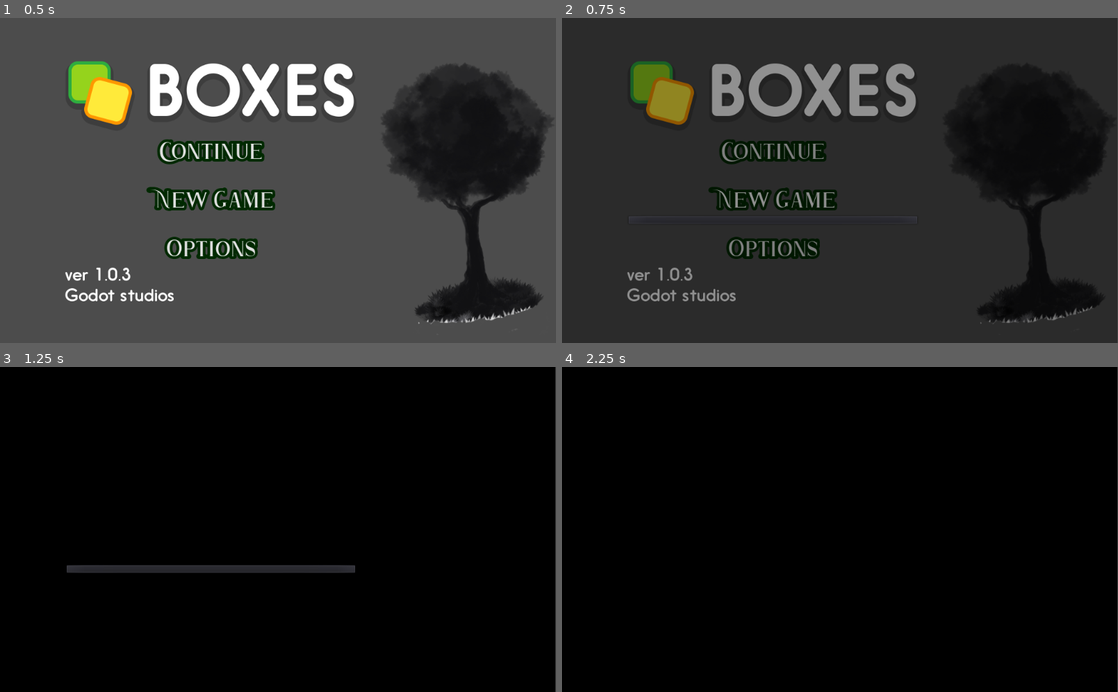
Above: before the commit, frames 1-4 (two rows, left to right).
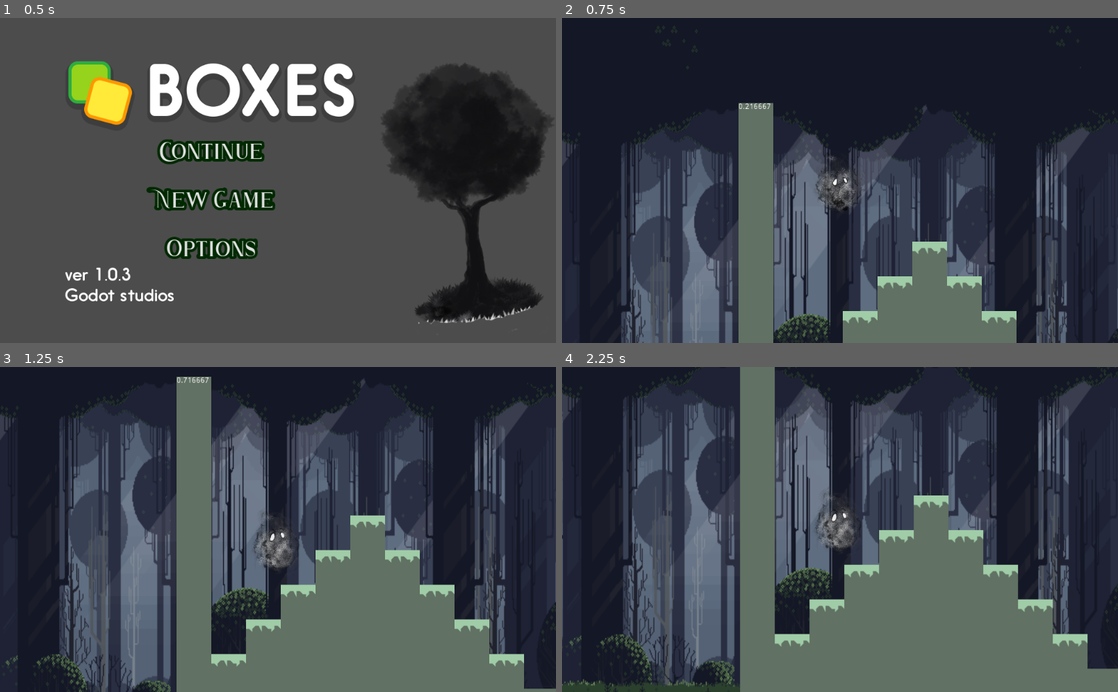
Above: after the commit, the same moments.

Repository: Seibaah/GGJ_MTL2020
Game: Godot game, scene res://Main_menu.tscn
Same seed, same stepped clock (60 frames per second), same inputs: the game is played once before the commit and once after it. The engine's default icon, where the game draws it, is replaced by a stand-in: a white triangle on a blue panel in a dark square.
Inputs (mouse positions are in pixels of both pictures, inside the frame that each line leads up to):
- Up to frame 1 (0.5 s): no input
- Up to frame 2 (0.75 s): click "New Game" at 0.5 s
- Up to frame 3 (1.25 s): no input
- Up to frame 4 (2.25 s): click (773, 549) at 1.25 s, where only the run before the commit has a clickable "New Game"; click (773, 500) at 2 s, where only the run before the commit has a clickable "Continue"

Frame 1 is identical in both runs. In frame 2, 44% of the frame differs, in the area x 0-100%, y 0-100%; in frame 3, 100%; in frame 4, 100%.

Commit message:
Fix world load, delete deprecated, fix main menu

Diff:
--- a/MainGame.gd
+++ b/MainGame.gd
@@ -1,16 +1,16 @@
 extends Node2D
 var player_scene = preload("res://Player.tscn")
-var world_scenes_array = ["World", "World-2", "World-2"]
+var world_scenes_array = ["World", "World-2", "World", "World-2"]
 
 var current_player = null
-var current_world_id = 1
+var current_world_id = 0
 var current_world = null
 var selected_seed = null
 var is_loading = false
 
 # Called when the node enters the scene tree for the first time.
 func _ready():
-	load_level(1, Vector2(50,-50))
+	load_level(0, Vector2(50,-50))
 
 func _process(delta):
 	#global inputs
@@ -22,7 +22,9 @@
 
 func load_next_level():
 	current_world_id += 1
+	print("A")
 	if current_world_id < world_scenes_array.size():
+		print("B")
 		load_level(current_world_id, Vector2(0,0))
 
 func load_level(level_id, player_start_pos):
@@ -62,6 +64,8 @@
 	for a_seed in seeds:
 		a_seed.connect("has_pushed_player")
 
+	is_loading = false
+
 
 ### WORLD FUNCTIONS ###
 
@@ -98,12 +102,10 @@
 
 
 func _on_ask_next_level():
-	#if !is_loading:
-	#	is_loading = true
-
-	#current_world.queue_free()
-	#current_world = null
-	load_next_level()
+	print("CCC")
+	if !is_loading:
+		is_loading = true
+		load_next_level()
 
 func _on_player_planting(player, orientation):
 	#find the closest node to the player, and seed it
--- a/MainMenu/Menu.gd
+++ b/MainMenu/Menu.gd
@@ -47,4 +47,4 @@
 	var fadein = get_parent().get_parent().get_parent().get_parent().get_child(1)
 	fadein.visible = true
 	$AnimationPlayer.play("fade_in")
-	get_tree().change_scene("res://World.tscn")
+	get_tree().change_scene("res://MainGame.tscn")
--- a/Scripts/Platform.gd
+++ /dev/null
@@ -1,3 +0,0 @@
-extends Node2D
-
-func _ready():
--- a/World-2.tscn
+++ b/World-2.tscn
@@ -1,7 +1,6 @@
-[gd_scene load_steps=5 format=2]
+[gd_scene load_steps=4 format=2]
 
 [ext_resource path="res://tiles.tres" type="TileSet" id=1]
-[ext_resource path="res://Player.tscn" type="PackedScene" id=2]
 [ext_resource path="res://World_complete.tscn" type="PackedScene" id=3]
 [ext_resource path="res://Background.tscn" type="PackedScene" id=4]
 
@@ -15,9 +14,6 @@
 "_edit_lock_": true
 }
 
-[node name="Player" parent="TileMap" instance=ExtResource( 2 )]
-position = Vector2( 47.7136, 381.708 )
-
 [node name="World_complete" parent="TileMap" instance=ExtResource( 3 )]
 position = Vector2( 986.08, 281.737 )
 
--- a/World.tscn
+++ b/World.tscn
@@ -1,11 +1,9 @@
-[gd_scene load_steps=7 format=2]
+[gd_scene load_steps=5 format=2]
 
 [ext_resource path="res://tiles.tres" type="TileSet" id=1]
-[ext_resource path="res://Player.tscn" type="PackedScene" id=2]
 [ext_resource path="res://Scripts/Label.gd" type="Script" id=3]
 [ext_resource path="res://Background.tscn" type="PackedScene" id=4]
 [ext_resource path="res://World_complete.tscn" type="PackedScene" id=5]
-[ext_resource path="res://growSpot.tscn" type="PackedScene" id=6]
 
 [node name="World" type="Node2D"]
 
@@ -13,9 +11,6 @@
 tile_set = ExtResource( 1 )
 format = 1
 tile_data = PoolIntArray( 0, 1, 0, 15, 1, 0, 65536, 1, 0, 65551, 1, 0, 131072, 1, 0, 131087, 1, 0, 196608, 1, 0, 196623 …(722 unchanged characters)…
-
-[node name="Player" parent="TileMap" instance=ExtResource( 2 )]
-position = Vector2( 352.897, 198.676 )
 
 [node name="Label" type="Label" parent="TileMap"]
 margin_right = 40.0
@@ -28,11 +23,5 @@
 [node name="World_complete" parent="." instance=ExtResource( 5 )]
 position = Vector2( 921.884, 538.504 )
 
-[node name="growSpot2" parent="." instance=ExtResource( 6 )]
-position = Vector2( 506.127, 262.352 )
-
-[node name="growSpot" parent="." instance=ExtResource( 6 )]
-position = Vector2( 787.27, 472.178 )
-
 [node name="Background" parent="." instance=ExtResource( 4 )]
 position = Vector2( -230.426, -57.997 )
--- a/World_complete.gd
+++ b/World_complete.gd
@@ -6,6 +6,7 @@
 func _physics_process(delta):
 	var bodies = get_overlapping_bodies()
 	for body in bodies:
-		if body.name == "Player":
+		if body.is_in_group("player"):
+			print("emmitttt")
 			emit_signal("ask_next_level")
 			#get_tree().change_scene("World-2.tscn")
